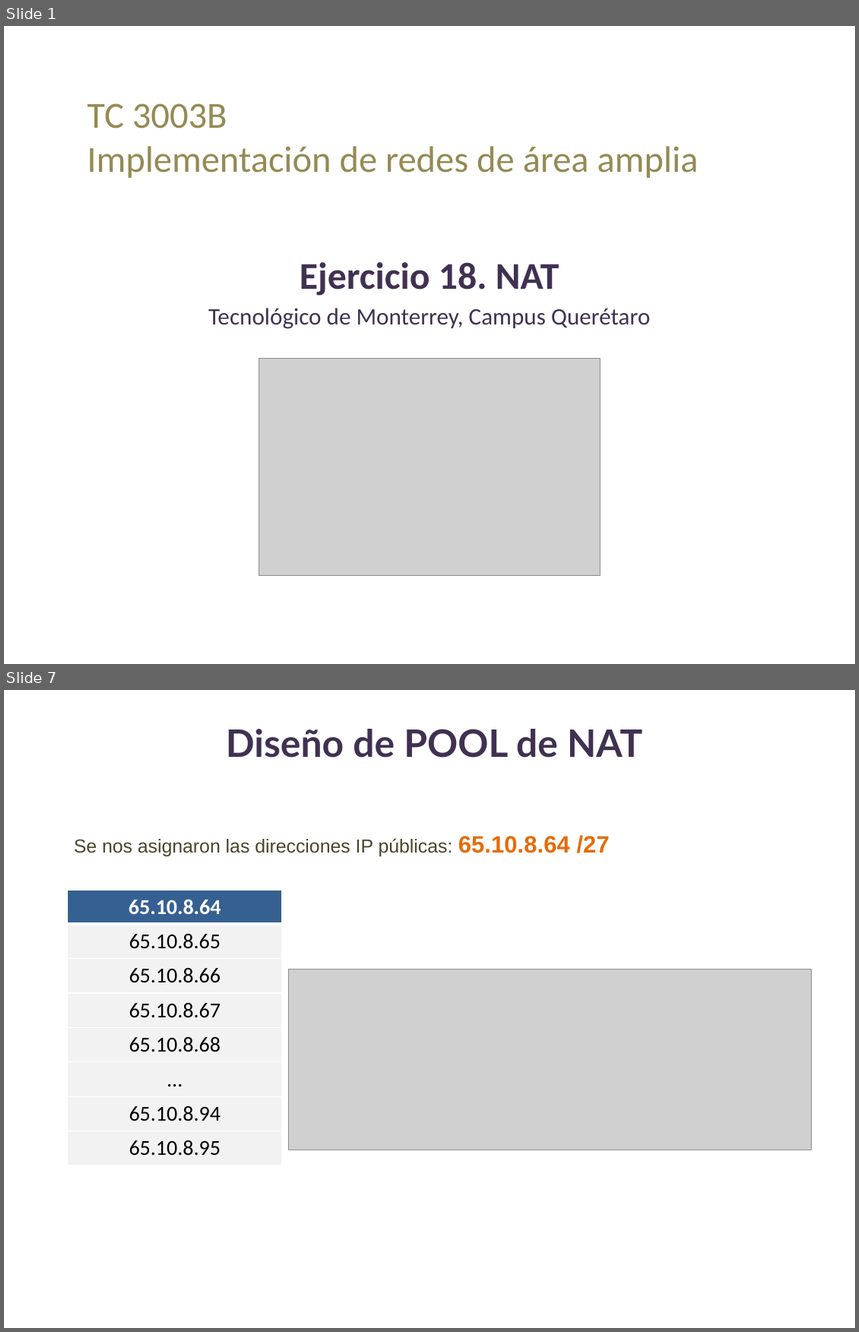
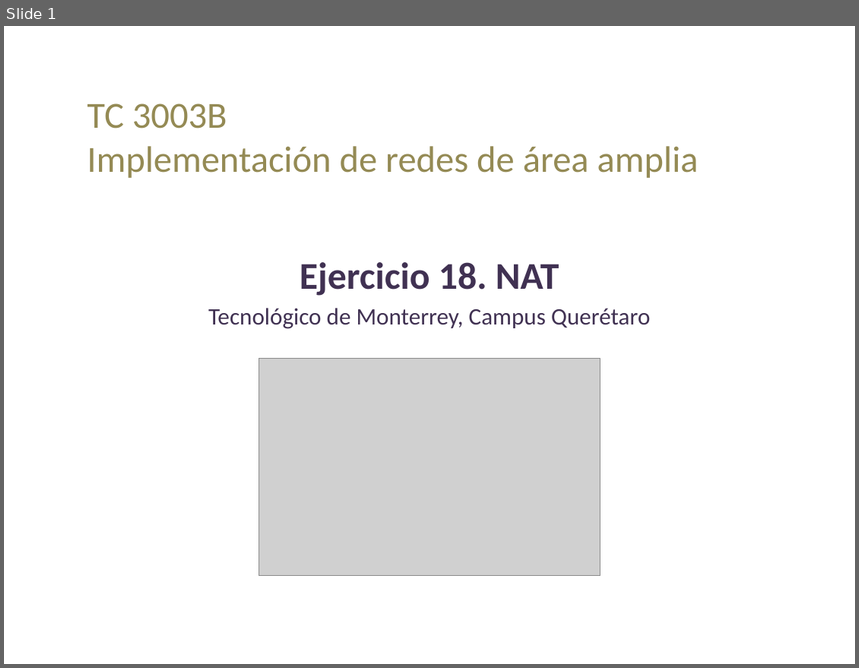
Before and after one commit to lizetheP/WAN, a slide deck: Calendario2024/Ejercicios/E18_NAT/Ejercicio18.pptx. Shown one above the other, each under a label of ours: slides 1 and 7 before the commit, slide 1 after it; the slides between them are not shown. The pictures are 859x1332 and 859x668 pixels, drawn with LibreOffice and Linux fonts; fonts in the diff are those of the drawing; grey boxes stand for pictures. Boxes give left, top, right and bottom in pixels: in the first picture for what was removed or moved away, otherwise in the second. Text is boxed around its words. In the diff, an @@ line names an element or a change of style, - is before the commit and + after.

```diff
--- a/Calendario2024/Ejercicios/E18_NAT/Ejercicio18.pptx
+++ b/Calendario2024/Ejercicios/E18_NAT/Ejercicio18.pptx
@@ slide 7 removed at (4,690,855,1328), background #FFFFFF @@
@@ text removed at (226,729,642,758) @@
-Diseño de POOL de NAT
@@ text removed at (74,835,610,856) @@
-Se nos asignaron las direcciones IP públicas: 65.10.8.64 /27
@@ table removed at (68,890,282,1166), 8 rows, 1 columns @@
-65.10.8.64
-65.10.8.65
-65.10.8.66
-65.10.8.67
-65.10.8.68
-…
-65.10.8.94
-65.10.8.95
@@ picture removed at (289,969,812,1151) @@
```
Also in this commit, not shown: 5 slides changed, 4 slides added, 1 other slide removed, 51 other files.
